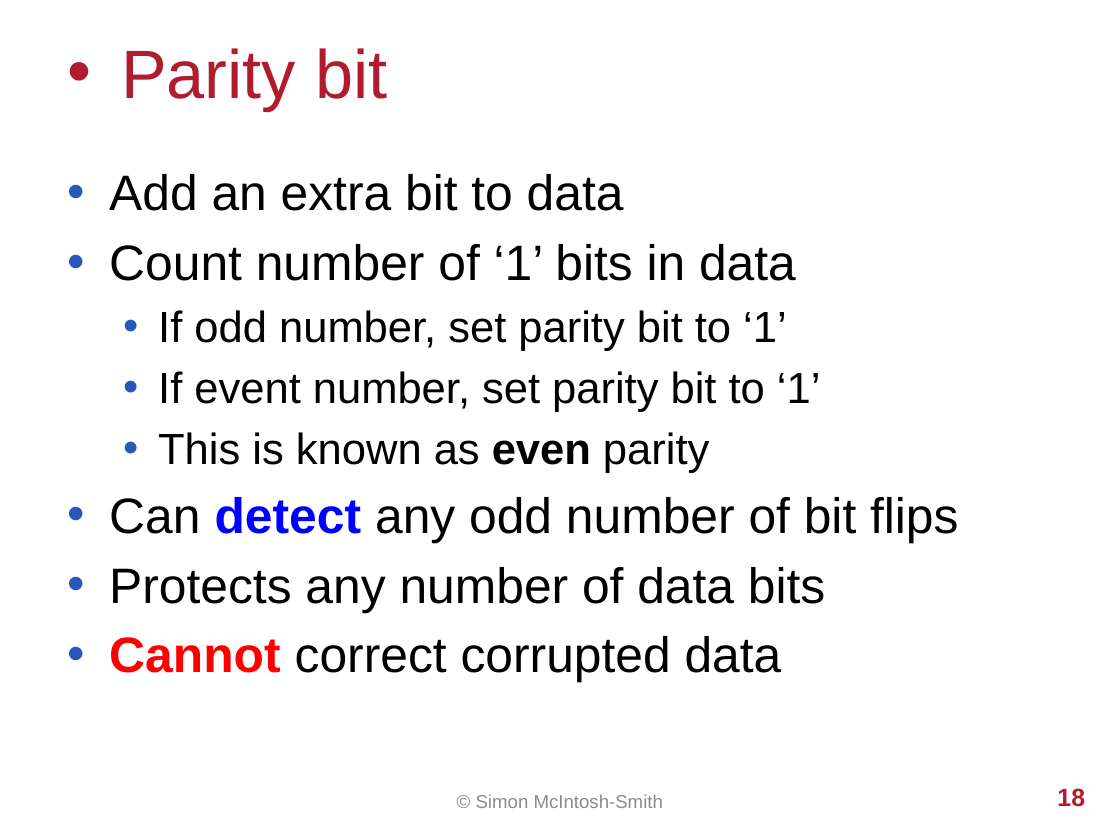
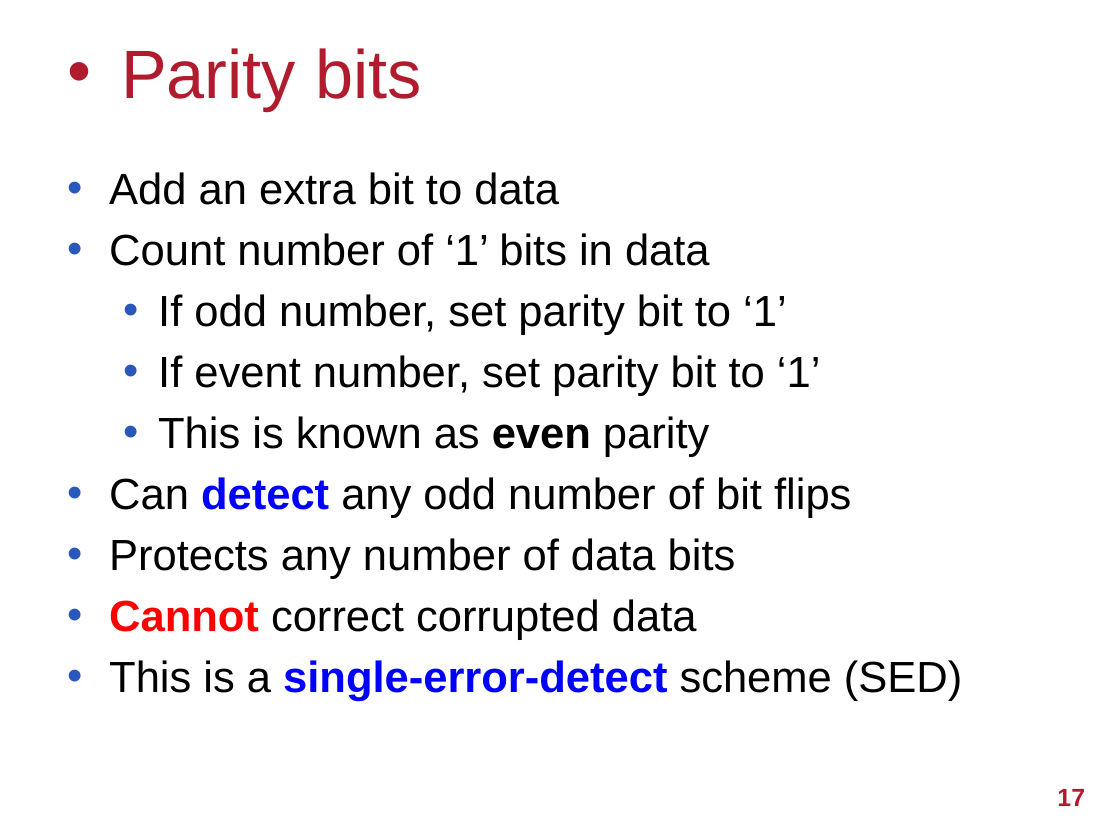
Before and after one commit to UoB-HPC/abft-training, a slide deck: slide 17 of abft-training.pptx (slide 18 before the commit). Drawn at 1120x840 pixels with LibreOffice and Linux fonts; fonts in the diff are those of the drawing; background and template pictures are left out. Boxes give left, top, right and bottom in pixels: in the first picture for what was removed or moved away, otherwise in the second. Text is boxed around its words. In the diff, an @@ line names an element or a change of style, - is before the commit and + after.

Commit message:
Add slides describing hamming codes and 7/8-bit SEC schemes

```diff
--- a/abft-training.pptx
+++ b/abft-training.pptx
@@ title at [121, 48, 421, 110]: text changed @@
-• Parity bit
+• Parity bits
@@ text at [109, 172, 851, 640]: size 32 to 28 pt in "Add an extra bit to data", "Count number of ‘1’ bits in data", "Can detect any odd number of bit ...", "Protects any number of data bits" and 1 more places @@
@@ text at [109, 660, 962, 702]: paragraph added @@
+• This is a single-error-detect scheme (SED)
@@ text removed at [476, 794, 663, 808] @@
-© Simon McIntosh-Smith
@@ page number at [1057, 789, 1085, 806]: text changed @@
-18
+17
```
Also in this commit, not shown: 5 other slides changed, 17 slides added, 1 slide removed.
